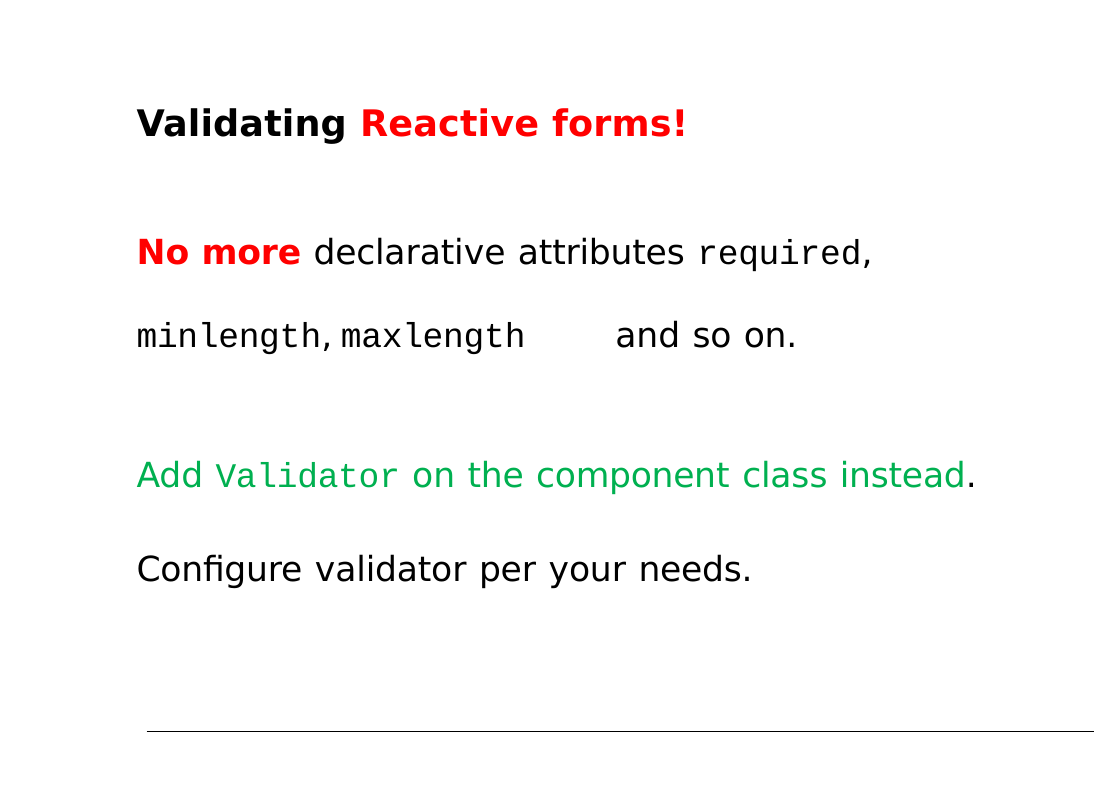
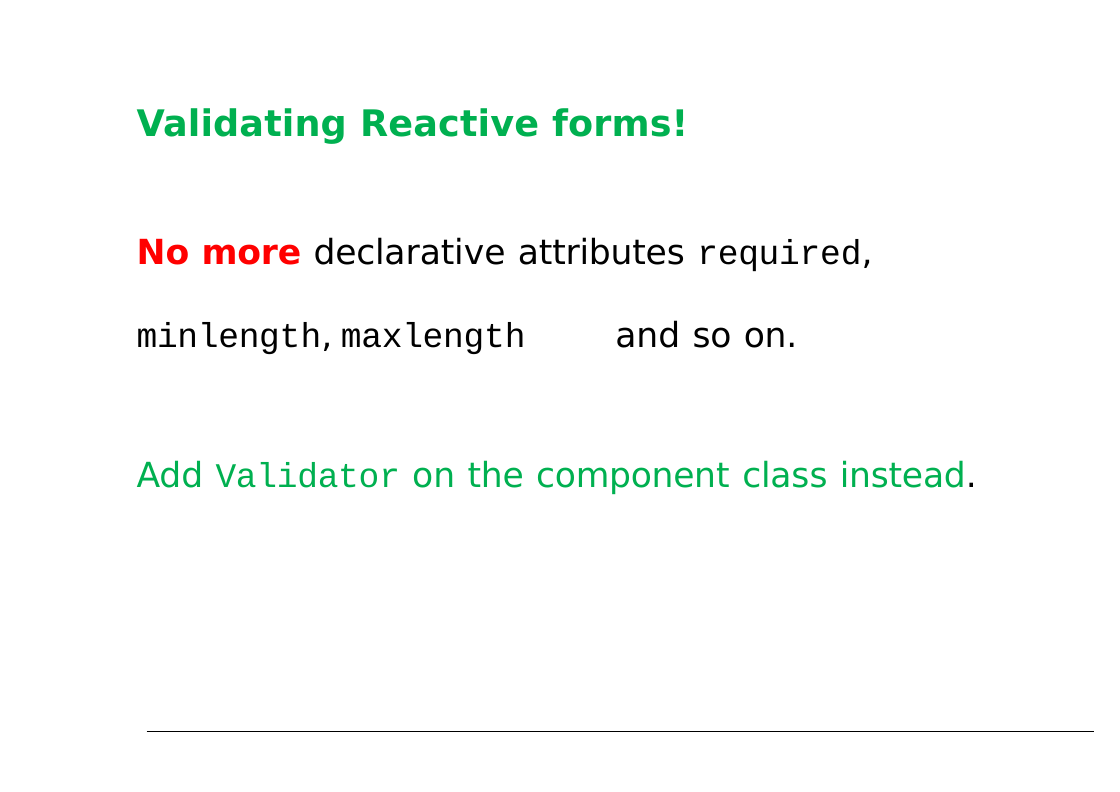
Before and after one commit to petereijgermans11/accelerator-programma, a slide deck: slide 54 of forms/Angular Forms.pptx (slide 51 before the commit). Drawn at 1120x792 pixels with LibreOffice and Linux fonts; fonts in the diff are those of the drawing. Boxes give left, top, right and bottom in pixels: in the first picture for what was removed or moved away, otherwise in the second. Text is boxed around its words. In the diff, an @@ line names an element or a change of style, - is before the commit and + after.

```diff
--- a/forms/Angular Forms.pptx
+++ b/forms/Angular Forms.pptx
@@ title "Validating Reactive forms!" at <box>137,108,688,144</box>: text colour #000000 to #00B050 in "Validating"; text colour #FF0000 to #00B050 in "Reactive forms!" @@
@@ text at <box>137,554,753,588</box>: paragraph removed @@
-Configure validator per your needs.
```
Also in this commit, not shown: 2 other slides changed, 3 slides added, 2 other files.
